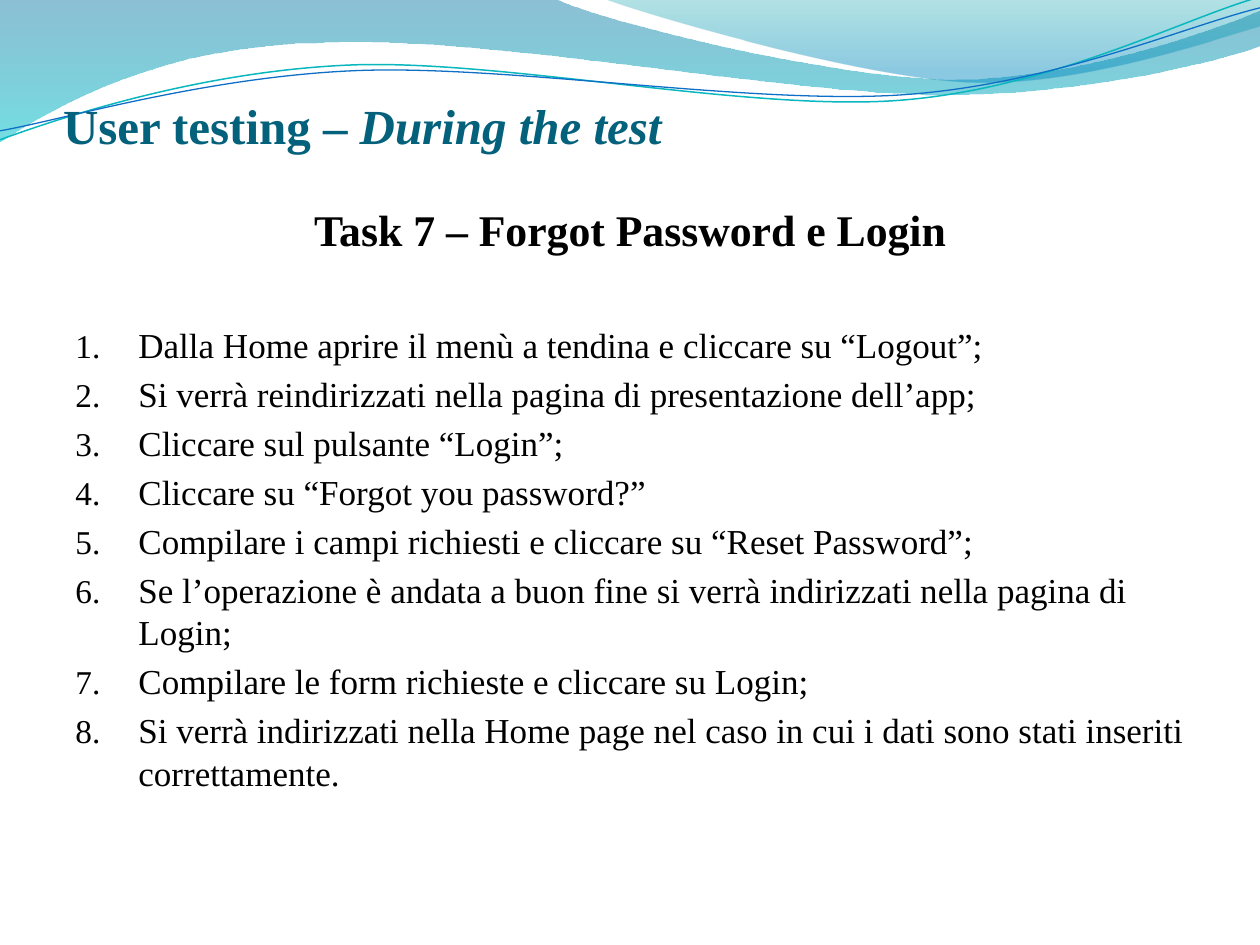
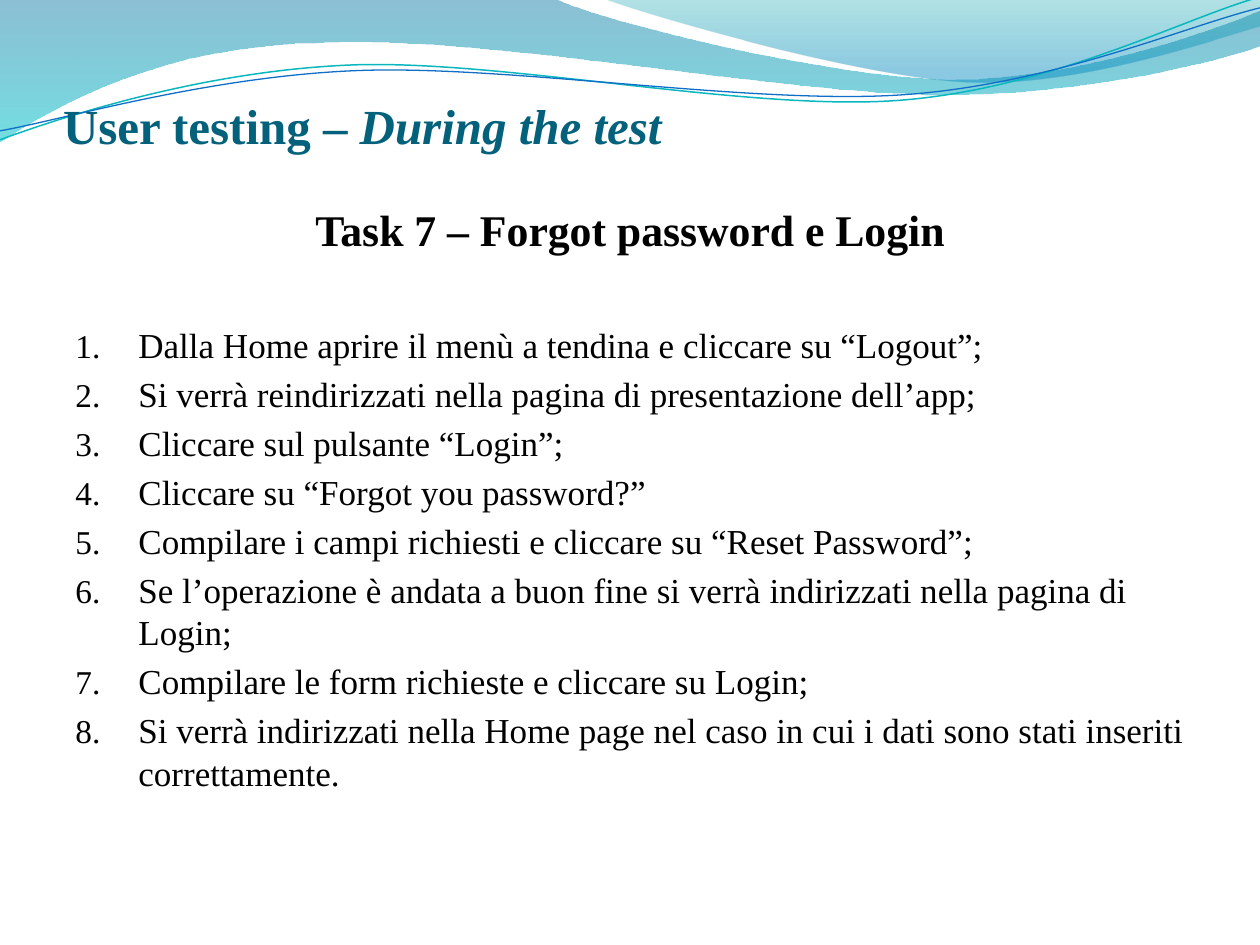
Before and after one commit to giusmastro91/Cognitive-systems, a slide deck: slide 29 of Prova_6/Leone_Mastrosimone_PresentazioneProgetto.pptx. Drawn at 1260x945 pixels with LibreOffice and Linux fonts; fonts in the diff are those of the drawing; background and template pictures are left out. Boxes give left, top, right and bottom in pixels: in the first picture for what was removed or moved away, otherwise in the second. Text is boxed around its words. In the diff, an @@ line names an element or a change of style, - is before the commit and + after.

```diff
--- a/Prova_6/Leone_Mastrosimone_PresentazioneProgetto.pptx
+++ b/Prova_6/Leone_Mastrosimone_PresentazioneProgetto.pptx
@@ text at box(315, 215, 944, 255): text changed @@
-Task 7 – Forgot Password e Login
+Task 7 – Forgot password e Login
```
Also in this commit, not shown: 2 other slides changed, 1 other file.
